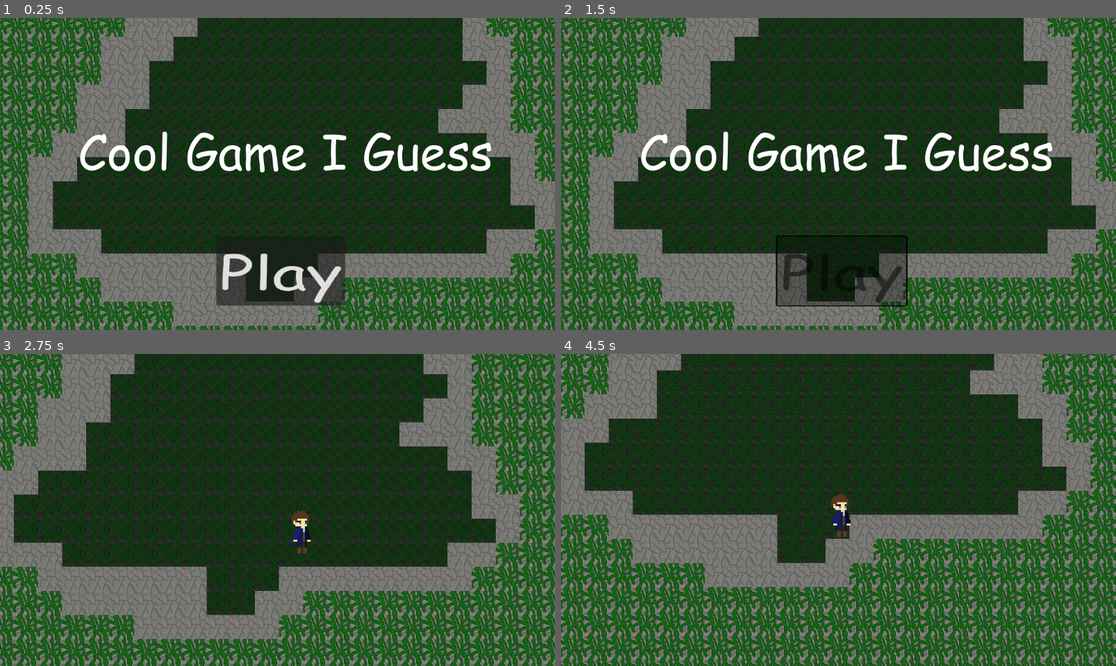
Above: before the commit, frames 1-4 (two rows, left to right).
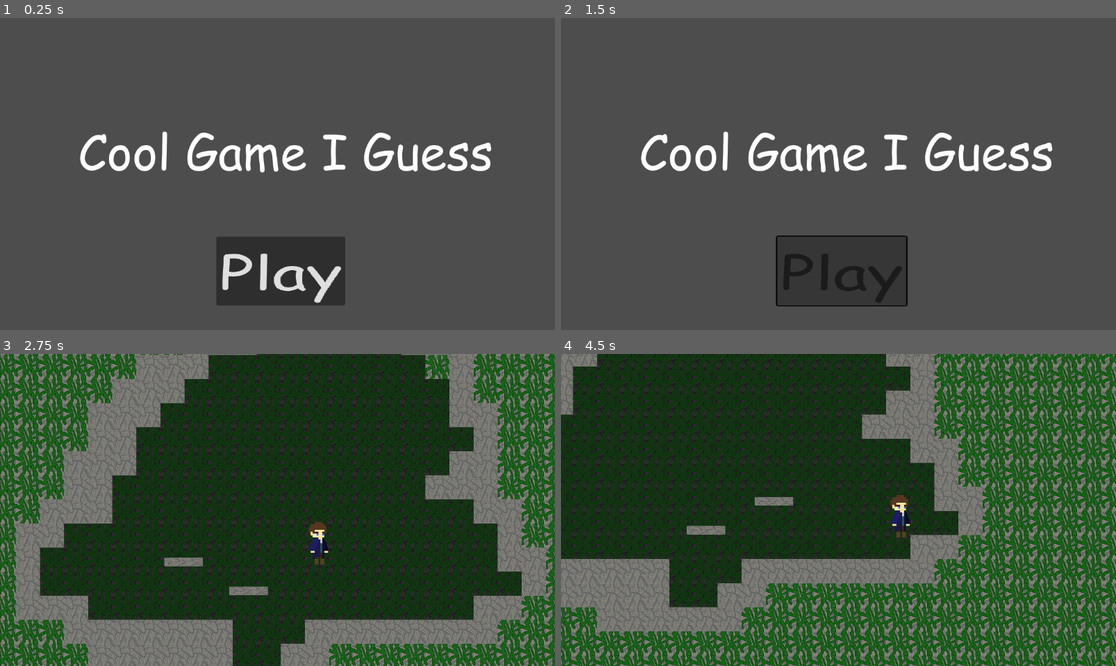
Above: after the commit, the same moments.

Repository: GitJustAPerson/Bullet-R.E.P.O.
Game: Godot game, scene res://assets/scenes/game.tscn
Two runs of this game, one before a commit and one after it. Both use one fixed random seed, a clock stepped at 60 frames per second and the inputs below.
Inputs:
- Up to frame 1 (0.25 s): no input
- Up to frame 2 (1.5 s): click "Play" at 0.5 s; hold D (walk_right) from 1.28 s (still down)
- Up to frame 3 (2.75 s): keep holding D (walk_right); tap Space (walk_jump) at 1.52, 2.27 s
- Up to frame 4 (4.5 s): release D (walk_right) at 2.78 s; hold A (walk_left) 2.78-3.53 s; hold D (walk_right) from 3.53 s (still down); tap Space (walk_jump) at 3.77 s

The runs differ from the first frame. In frame 1, 90% of the frame differs, in the area x 0-100%, y 0-100%; in frame 2, 91%; in frame 3, 55%; in frame 4, 62%.

Commit message:
Created the beginnings of a level system

Diff:
--- a/assets/scenes/game.tscn
+++ b/assets/scenes/game.tscn
@@ -4,7 +4,7 @@
 [ext_resource type="Script" uid="uid://cox8ouutlnhts" path="res://assets/scripts/player.gd" id="2_dis88"]
 [ext_resource type="FontFile" uid="uid://33vpbjxilnsd" path="res://assets/fonts/comic.ttf" id="3_5gf0t"]
 [ext_resource type="Script" uid="uid://hyxpduoi2bse" path="res://assets/scripts/start_menu.gd" id="3_cb5na"]
-[ext_resource type="PackedScene" uid="uid://epgc7qyaiknx" path="res://assets/scenes/levels/test_level.tscn" id="5_j62u1"]
+[ext_resource type="Script" uid="uid://d22vwa436vi7x" path="res://assets/scripts/level_manager.gd" id="5_j62u1"]
 
 [sub_resource type="LabelSettings" id="LabelSettings_cb5na"]
 font = ExtResource("3_5gf0t")
@@ -14,6 +14,7 @@
 metadata/_edit_horizontal_guides_ = [568.0]
 
 [node name="Camera2D" type="Camera2D" parent="."]
+scale = Vector2(6, 6)
 enabled = false
 
 [node name="StartMenu" type="Node" parent="."]
@@ -43,12 +44,13 @@
 
 [node name="AudioStreamPlayer2D" type="AudioStreamPlayer2D" parent="."]
 
-[node name="TestLevel" parent="." instance=ExtResource("5_j62u1")]
-position = Vector2(-18, -87)
-
 [node name="Player" parent="." instance=ExtResource("1_cb66b")]
+z_index = 1
 position = Vector2(-2, -202)
 scale = Vector2(2, 2)
 script = ExtResource("2_dis88")
 
+[node name="LevelManager" type="Node" parent="."]
+script = ExtResource("5_j62u1")
+
 [connection signal="pressed" from="StartMenu/Button" to="StartMenu" method="_on_button_pressed"]
--- a/assets/scenes/levels/test_level.tscn
+++ b/assets/scenes/levels/test_level.tscn
@@ -17,9 +17,94 @@
 physics_layer_0/collision_layer = 1
 sources/0 = SubResource("TileSetAtlasSource_u1p23")
 
+[sub_resource type="RectangleShape2D" id="RectangleShape2D_u1p23"]
+size = Vector2(49, 50)
+
+[sub_resource type="Animation" id="Animation_a2kxc"]
+resource_name = "moving_platform_test"
+length = 4.0
+loop_mode = 1
+tracks/0/type = "value"
+tracks/0/imported = false
+tracks/0/enabled = true
+tracks/0/path = NodePath("platform:position")
+tracks/0/interp = 1
+tracks/0/loop_wrap = true
+tracks/0/keys = {
+"times": PackedFloat32Array(0, 1, 4),
+"transitions": PackedFloat32Array(1, 1, 1),
+"update": 0,
+"values": [Vector2(-94, -10), Vector2(100, -10), Vector2(-94, -10)]
+}
+tracks/1/type = "value"
+tracks/1/imported = false
+tracks/1/enabled = true
+tracks/1/path = NodePath("platform2:position")
+tracks/1/interp = 1
+tracks/1/loop_wrap = true
+tracks/1/keys = {
+"times": PackedFloat32Array(0, 2, 4),
+"transitions": PackedFloat32Array(1, 1, 1),
+"update": 0,
+"values": [Vector2(-239, -70), Vector2(200, -70), Vector2(-239, -70)]
+}
+
+[sub_resource type="Animation" id="Animation_nd8wk"]
+length = 0.001
+tracks/0/type = "value"
+tracks/0/imported = false
+tracks/0/enabled = true
+tracks/0/path = NodePath("platform:position")
+tracks/0/interp = 1
+tracks/0/loop_wrap = true
+tracks/0/keys = {
+"times": PackedFloat32Array(0),
+"transitions": PackedFloat32Array(1),
+"update": 0,
+"values": [Vector2(-94, -110)]
+}
+
+[sub_resource type="AnimationLibrary" id="AnimationLibrary_gd6r1"]
+_data = {
+&"RESET": SubResource("Animation_nd8wk"),
+&"moving_platform_test": SubResource("Animation_a2kxc")
+}
+
 [node name="TestLevel" type="Node2D"]
 metadata/_edit_horizontal_guides_ = [90.0]
 
 [node name="TileMapLayer" type="TileMapLayer" parent="."]
 tile_map_data = PackedByteArray("AAD8/wEAAAAAAAIAAAD8/wIAAAAAAAIAAAD9/wIAAAAAAAIAAAD+/wIAAAAAAAIAAAD//wIAAAAAAAEAAAAAAA …(27152 unchanged characters)…
 tile_set = SubResource("TileSet_a2kxc")
+
+[node name="platform" type="AnimatableBody2D" parent="."]
+position = Vector2(-94, -110)
+scale = Vector2(1.6, 0.36)
+
+[node name="Sprite2D" type="Sprite2D" parent="platform"]
+texture = ExtResource("1_u1p23")
+region_enabled = true
+region_rect = Rect2(0, 120.066, 50.362, 50.1991)
+
+[node name="CollisionShape2D" type="CollisionShape2D" parent="platform"]
+position = Vector2(-0.5, 0)
+shape = SubResource("RectangleShape2D_u1p23")
+
+[node name="platform2" type="AnimatableBody2D" parent="."]
+position = Vector2(-239, -70)
+scale = Vector2(1.6, 0.36)
+
+[node name="Sprite2D" type="Sprite2D" parent="platform2"]
+texture = ExtResource("1_u1p23")
+region_enabled = true
+region_rect = Rect2(0, 120.066, 50.362, 50.1991)
+
+[node name="CollisionShape2D" type="CollisionShape2D" parent="platform2"]
+position = Vector2(-0.5, 0)
+shape = SubResource("RectangleShape2D_u1p23")
+
+[node name="AnimationPlayer" type="AnimationPlayer" parent="."]
+libraries = {
+&"": SubResource("AnimationLibrary_gd6r1")
+}
+autoplay = "moving_platform_test"
--- a/assets/scenes/player.tscn
+++ b/assets/scenes/player.tscn
@@ -29,3 +29,4 @@
 
 [node name="Camera2D" type="Camera2D" parent="."]
 position_smoothing_enabled = true
+position_smoothing_speed = 2.0
--- /dev/null
+++ b/assets/scripts/level_manager.gd
@@ -0,0 +1,16 @@
+extends Node;
+
+enum level_type {TEST_LEVEL}
+
+func load_level(level_name: level_type):
+	var LEVEL_FILE = null;
+	var LOADED_LEVEL = null;
+
+	match level_name:
+		level_type.TEST_LEVEL:
+			print('test level')
+			LEVEL_FILE = preload("res://assets/scenes/levels/test_level.tscn");
+			LOADED_LEVEL = LEVEL_FILE.instantiate();
+			return LOADED_LEVEL
+		_:
+			print('Not a valid level');
--- a/assets/scripts/start_menu.gd
+++ b/assets/scripts/start_menu.gd
@@ -9,9 +9,13 @@
 signal game_start;
 
 const PLAY_BUTTON_PRESSED = preload("res://assets/sounds/play_button_pressed.wav");
+@onready var level_manager: Node = $"../LevelManager"
 
 func _on_button_pressed() -> void:
 	button.disabled = true;
+
+	var level: Node2D = level_manager.load_level(level_manager.level_type.TEST_LEVEL);
+	level.position = Vector2(0.0, 0.0);
 
 	audio_stream_player_2d.stream = PLAY_BUTTON_PRESSED;
 	audio_stream_player_2d.play();
@@ -29,4 +33,6 @@
 	title.queue_free();
 	button.queue_free();
 
+	add_child(level);
+
 	game_start.emit();
Not shown: 1 places in assets/scenes/levels/test_level.tscn that only renumber resources
Not shown, added: assets/scripts/level_manager.gd.uid
